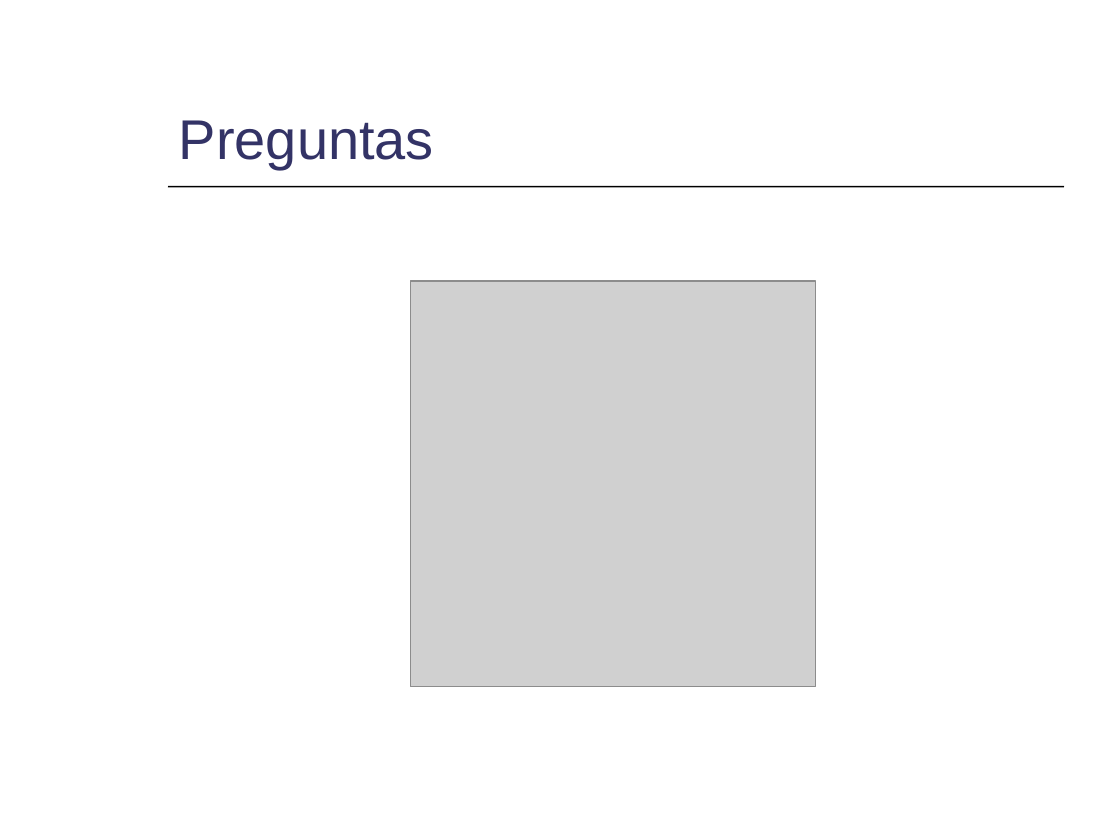
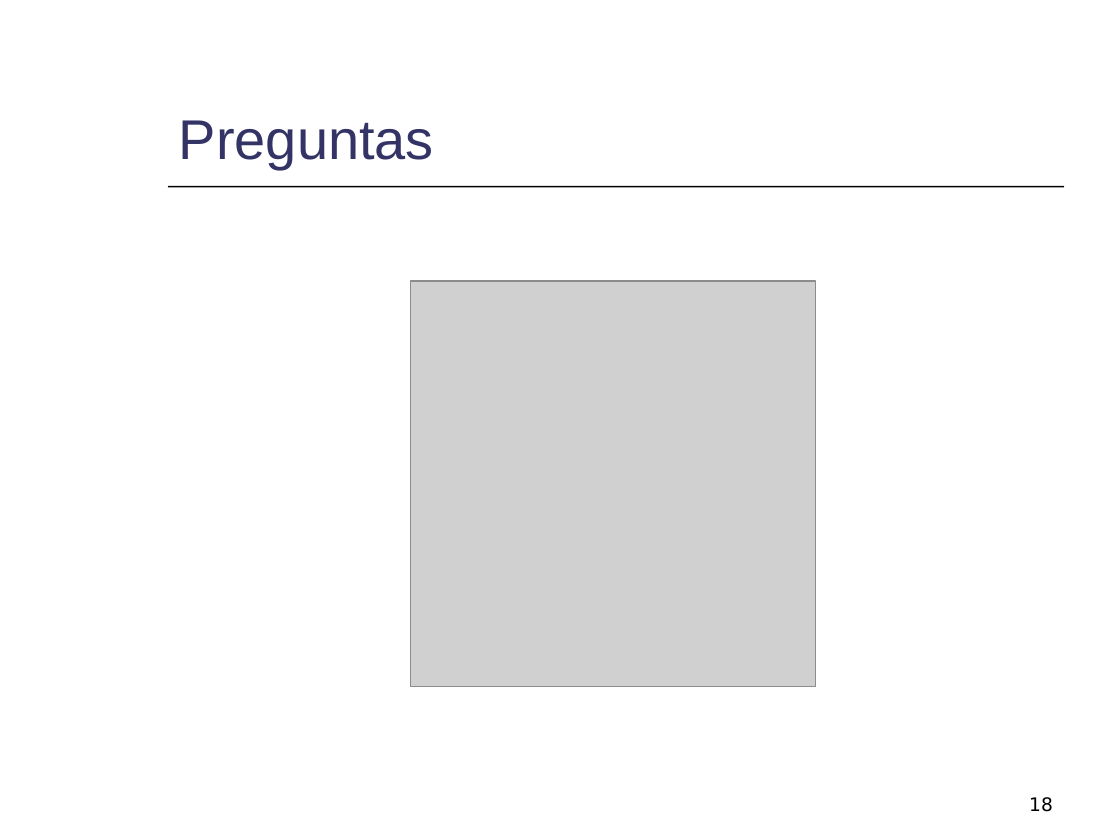
Before and after one commit to mmja/redsensores, a slide deck: slide 18 of Memoria/Consumo.ppt (slide 16 before the commit). Drawn at 1120x840 pixels with LibreOffice and Linux fonts; fonts in the diff are those of the drawing; grey boxes stand for pictures. Boxes give left, top, right and bottom in pixels: in the first picture for what was removed or moved away, otherwise in the second. Text is boxed around its words. In the diff, an @@ line names an element or a change of style, - is before the commit and + after.

```diff
--- a/Memoria/Consumo.ppt
+++ b/Memoria/Consumo.ppt
@@ page number added at bbox=[1029, 797, 1053, 812], 12 pt, text #000000 @@
+18
```
Also in this commit, not shown: 14 other slides changed, 5 slides added, 1 slide removed.
